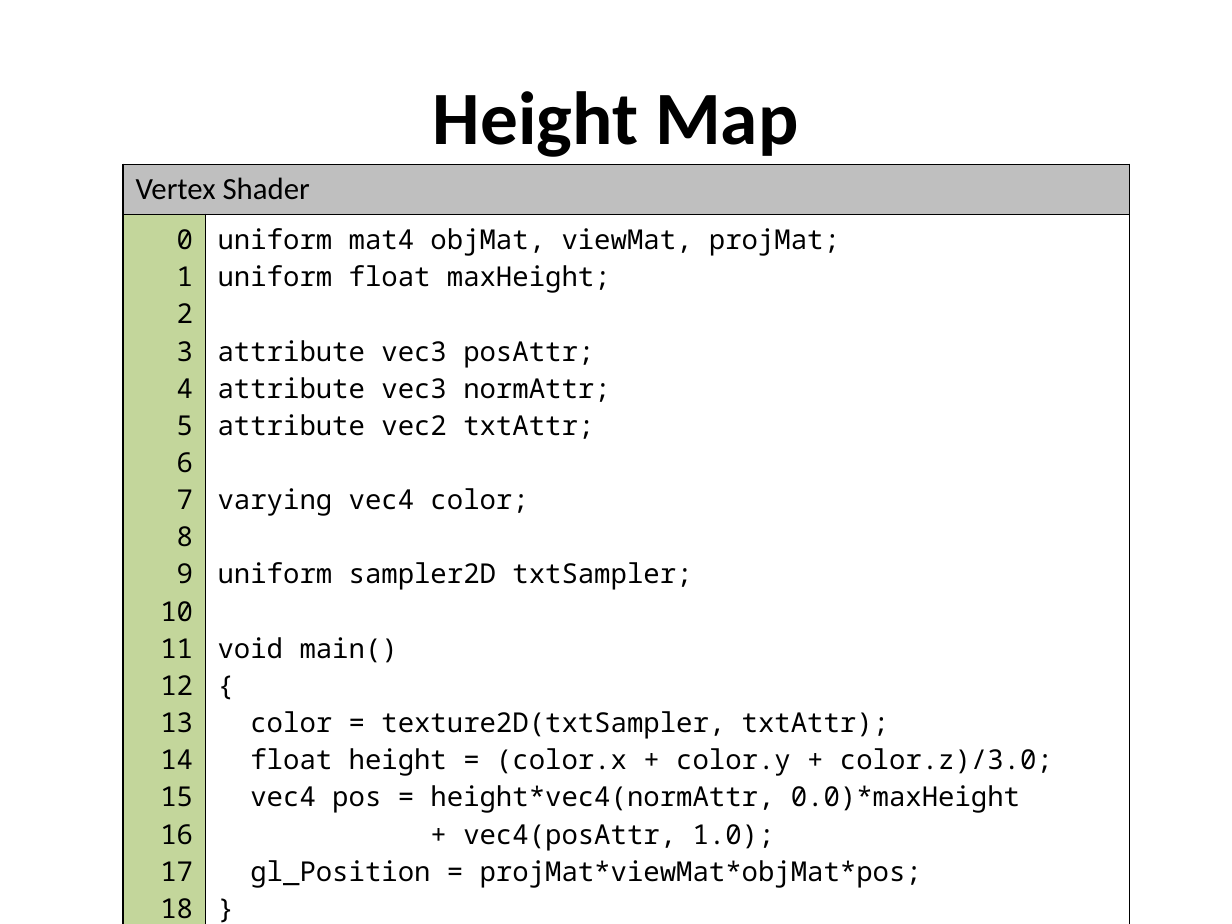
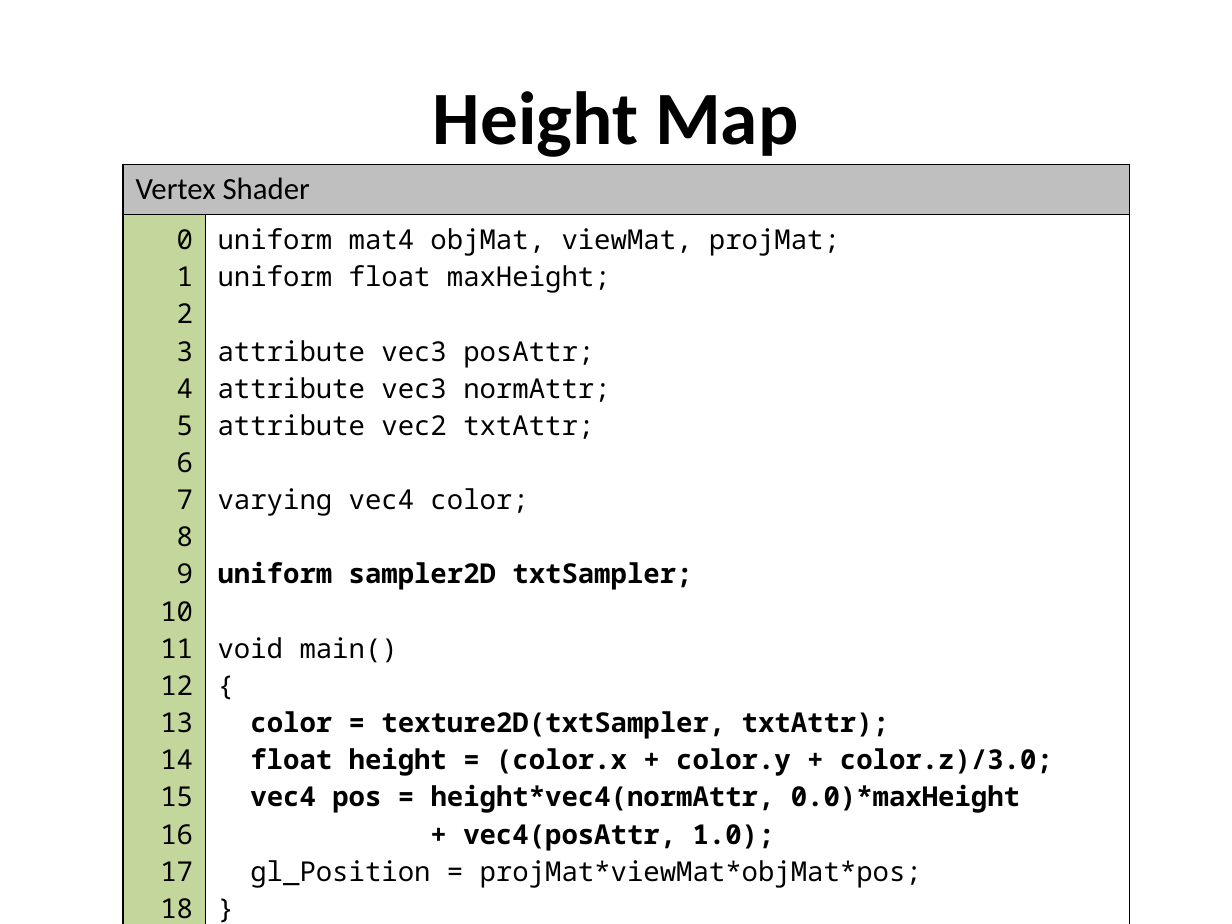
Before and after one commit to grantnelson-wf/webgl-fun, a slide deck: slide 30 of docs/Slides.pptx (slide 22 before the commit). Drawn at 1232x924 pixels with LibreOffice and Linux fonts; fonts in the diff are those of the drawing; background and template pictures are left out. Boxes give left, top, right and bottom in pixels: in the first picture for what was removed or moved away, otherwise in the second. Text is boxed around its words. In the diff, an @@ line names an element or a change of style, - is before the commit and + after.

```diff
--- a/docs/Slides.pptx
+++ b/docs/Slides.pptx
@@ table at <box>123,164,1130,923</box> @@
@@ bold on in "uniform sampler2D txtSampler;", "color = texture2D(txtSampler, txtAttr);", "float height = (color.x + color.y + ...", "vec4 pos = height*vec4(normAttr, 0.0)*maxHeight" and 1 more places @@
```
Also in this commit, not shown: 17 other slides changed, 12 slides added, 3 slides removed, 1 other file.
